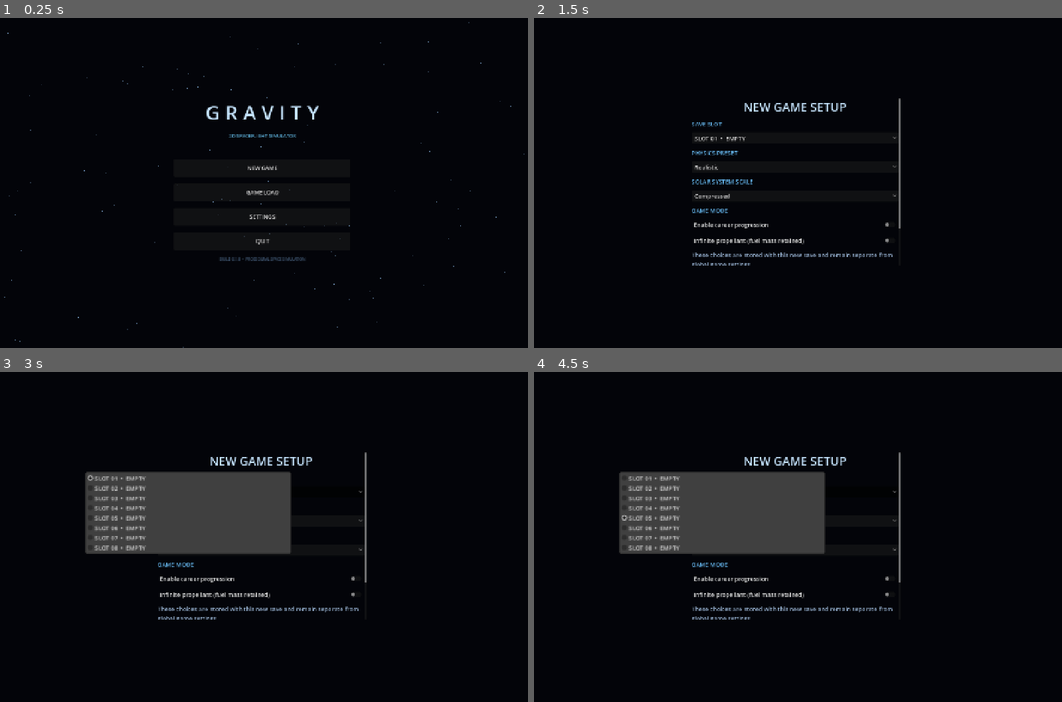
Above: before the commit, frames 1-4 (two rows, left to right).
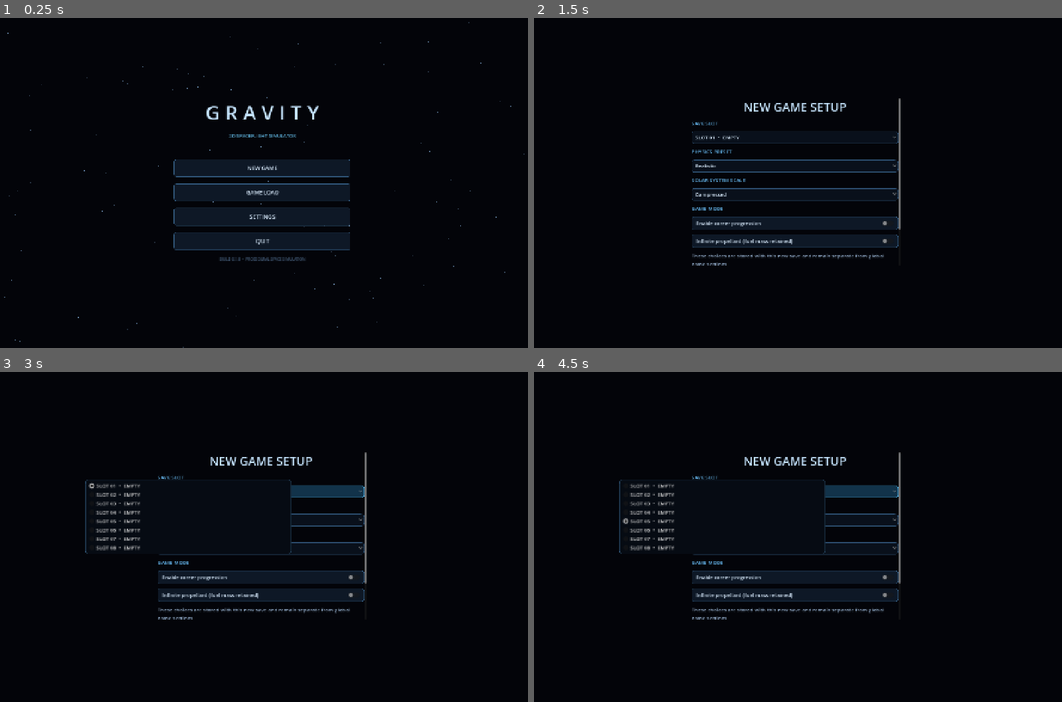
Above: after the commit, the same moments.

Repository: Blagos1195/Gravity-simulator
Game: Godot game, scene res://scenes/main.tscn
Two runs of this game, one before a commit and one after it. Both use one fixed random seed, a clock stepped at 60 frames per second and the inputs below.
Inputs:
- Up to frame 1 (0.25 s): no input
- Up to frame 2 (1.5 s): click "NEW GAME" at 0.5 s; click "CONTINUE TO ROCKET BUILDER" at 1.25 s
- Up to frame 3 (3 s): click "CONTINUE TO ROCKET BUILDER" at 2 s; click "SLOT 01 • EMPTY" at 2.75 s
- Up to frame 4 (4.5 s): click "Realistic" at 3.5 s; click "SLOT 05 • EMPTY" at 4.25 s

The runs differ from the first frame. In frame 1, 0.9% of the frame differs, in the area x 32-67%, y 42-71%; in frame 2, 4.8%; in frame 3, 14%, in the area x 16-70%, y 30-76%; in frame 4, 14%.

Commit message:
Apply shared spacecraft interface theme

Diff:
--- a/Gravity/scripts/main.gd
+++ b/Gravity/scripts/main.gd
@@ -1,6 +1,7 @@
 extends Control
 
 const SimulationView = preload("res://scripts/simulation_view.gd")
+const GravityTheme = preload("res://scripts/ui_theme.gd")
 const ModuleGraph = preload("res://scripts/module_graph.gd")
 const StagingSystem = preload("res://scripts/staging_system.gd")
 const ResourceNetwork = preload("res://scripts/resource_network.gd")
@@ -86,6 +87,7 @@
 var stage_manager_status: Label
 
 func _ready() -> void:
+	theme = GravityTheme.create_theme()
 	DirAccess.make_dir_recursive_absolute(ProjectSettings.globalize_path(SAVE_DIR))
 	_configure_input_actions()
 	_load_general_settings()
